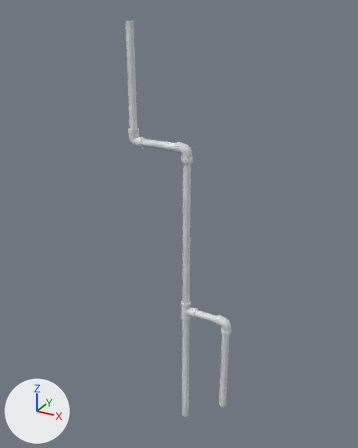
The FBX model Assets/Models/wire&Ibeams/pipe_setup3.fbx as it was, and as the next commit left it.
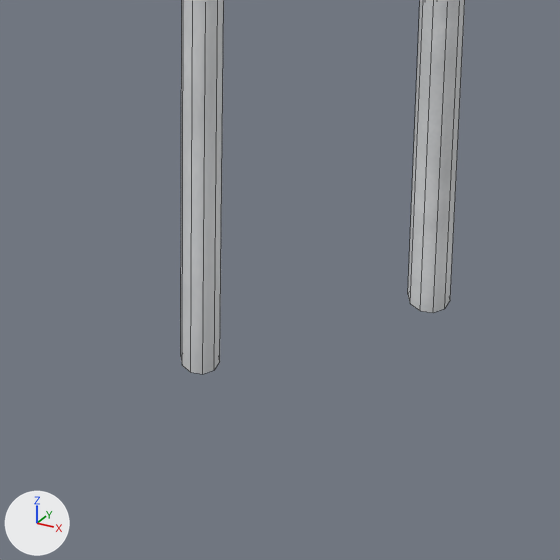
Old and new are each drawn whole from a 50 mm lens placed at (0.248, -0.468, 0.335), pointed at (-0.016, 0.012, 0.095) and again close up on the part from 43% to 68% of the width and 79% to 100% of the height. Lighting does not change. The marker at lower left points along +X, +Y and +Z. The close-ups show mesh edges as thin lines. Where no turn or scale is listed for an object, it has been applied to the vertices.

Script lines for the objects in view, before the commit:
```python
me_mesh_001 = bpy.data.meshes.new('Mesh.001')
me_mesh_001.from_pydata(...)  # 20 vertices, 10 faces; spans x -0.004..0.004, y -0.005..0.005, z -0.188..0.188
me_mesh_001.materials.append(mat_pipes1)  # picture img_pipes_png
me_mesh_008 = bpy.data.meshes.new('Mesh.008')
me_mesh_008.from_pydata(...)  # 20 vertices, 10 faces; spans x -0.0043..0.0043, y -0.0046..0.0046, z -0.0601..0.0601
me_mesh_008.materials.append(mat_pipes1)  # picture img_pipes_png
ob_pcylinder14 = bpy.data.objects.new('pCylinder14', me_mesh_001)
ob_pcylinder14.location = (0.0, 0.0, 0.0)
ob_pcylinder26 = bpy.data.objects.new('pCylinder26', me_mesh_008)
ob_pcylinder26.location = (0.0552, 0.0, -0.0841)
```
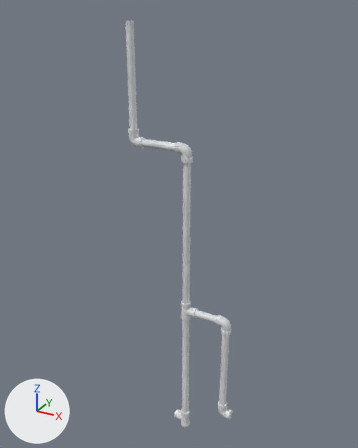
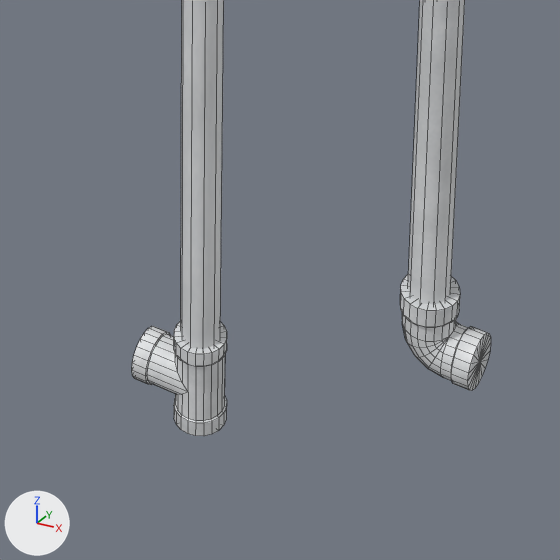
Diff of the bpy script that builds the scene:
```diff
--- a/Assets/Models/wire&Ibeams/pipe_setup3.fbx.py
+++ b/Assets/Models/wire&Ibeams/pipe_setup3.fbx.py
@@ me_mesh_009 @@
+me_mesh_009.from_pydata(...)  # 210 vertices, 232 faces; spans x -0.0092..0.0092, y -0.0063..0.0063, z -0.0104..0.0104
+me_mesh_009.materials.append(mat_pipes)  # picture img_pipes_png
@@ me_mesh_010 @@
+me_mesh_010.from_pydata(...)  # 203 vertices, 230 faces; spans x -0.0104..0.0104, y -0.0061..0.0061, z -0.0122..0.0122
+me_mesh_010.materials.append(mat_pipes2)  # picture img_pipes_png
@@ ob_pcylinder27 @@
+ob_pcylinder27 = bpy.data.objects.new('pCylinder27', me_mesh_009)
+ob_pcylinder27.location = (0.0583, 0.0, -0.1524)
@@ ob_polysurface10 @@
+ob_polysurface10 = bpy.data.objects.new('polySurface10', me_mesh_010)
+ob_polysurface10.location = (-0.0042, 0.0, -0.1927)
```

What differs and where, as boxes [x1, y1, x2, y2] in the close-ups (560 x 560 px):
'polySurface10', added
    after: [132, 321, 227, 436]
'pCylinder27', added
    after: [400, 275, 491, 391]
